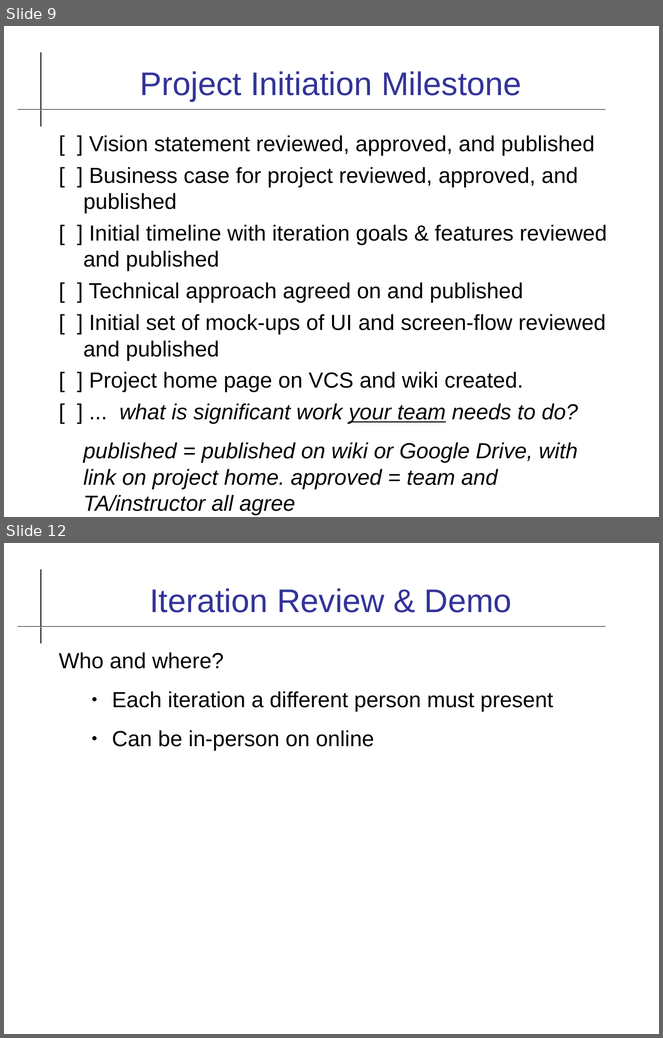
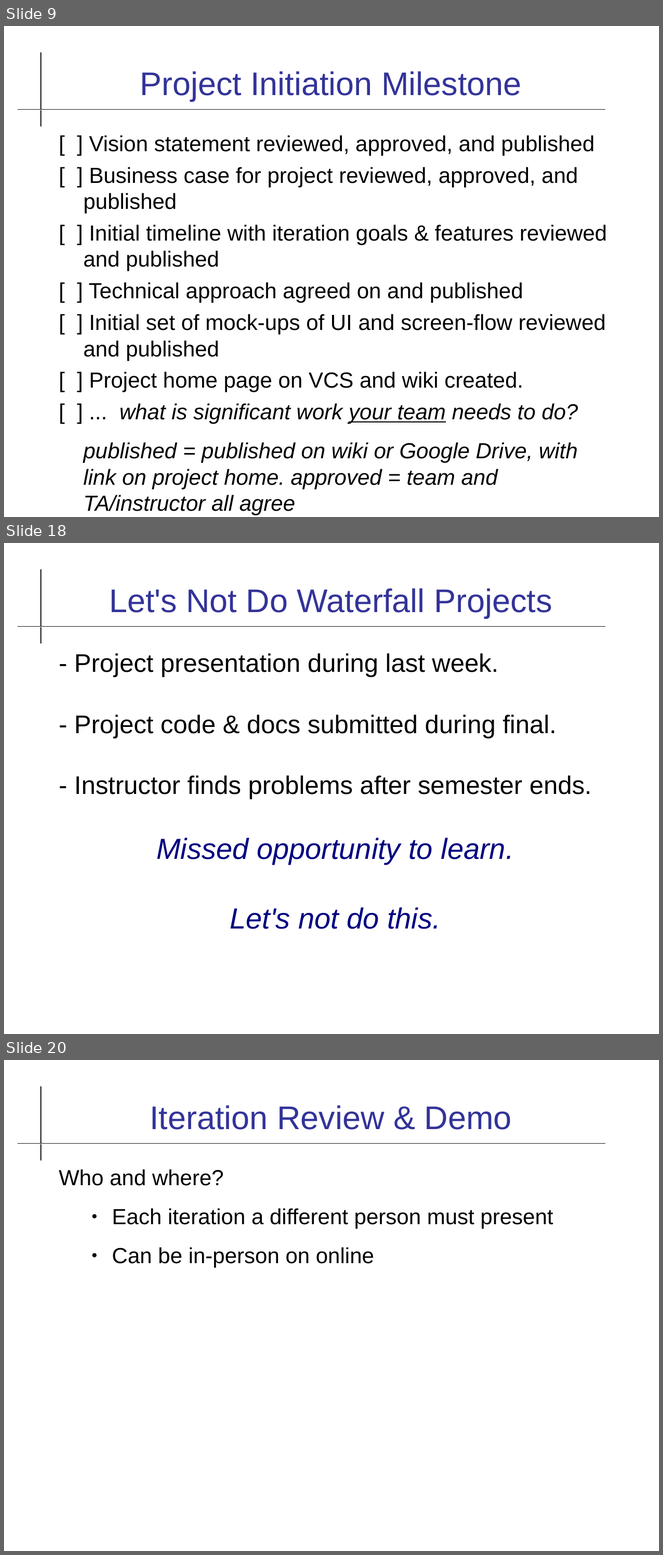
Before and after one commit to cpske/ISP, a slide deck: software-process/Team-Project.odp. Shown one above the other, each under a label of ours: slides 9 and 12 before the commit, slides 9, 18 and 20 after it; the slides between them are not shown. The pictures are 663x1038 and 663x1555 pixels, drawn with LibreOffice and Linux fonts; fonts in the diff are those of the drawing. Boxes give left, top, right and bottom in pixels: in the first picture for what was removed or moved away, otherwise in the second. Text is boxed around its words. In the diff, an @@ line names an element or a change of style, - is before the commit and + after.

```diff
--- a/software-process/Team-Project.odp
+++ b/software-process/Team-Project.odp
@@ slide 18 added at <box>4,543,659,1034</box>, background #FFFFFF; not listed: 2 template elements that a slide beside it also shows @@
@@ title added at <box>109,588,552,618</box>, 36 pt, text #333399 @@
+Let's Not Do Waterfall Projects
@@ text added at <box>74,653,592,929</box>, 28 pt, text #000000 @@
+- Project presentation during last week.
+- Project code & docs submitted during final.
+- Instructor finds problems after semester ends.
+Missed opportunity to learn.
+Let's not do this.
@@ what was slide 12 is now slide 20 @@
```
Also in this commit, not shown: 3 slides changed, 8 other slides added, 1 slide removed, 5 other files.
